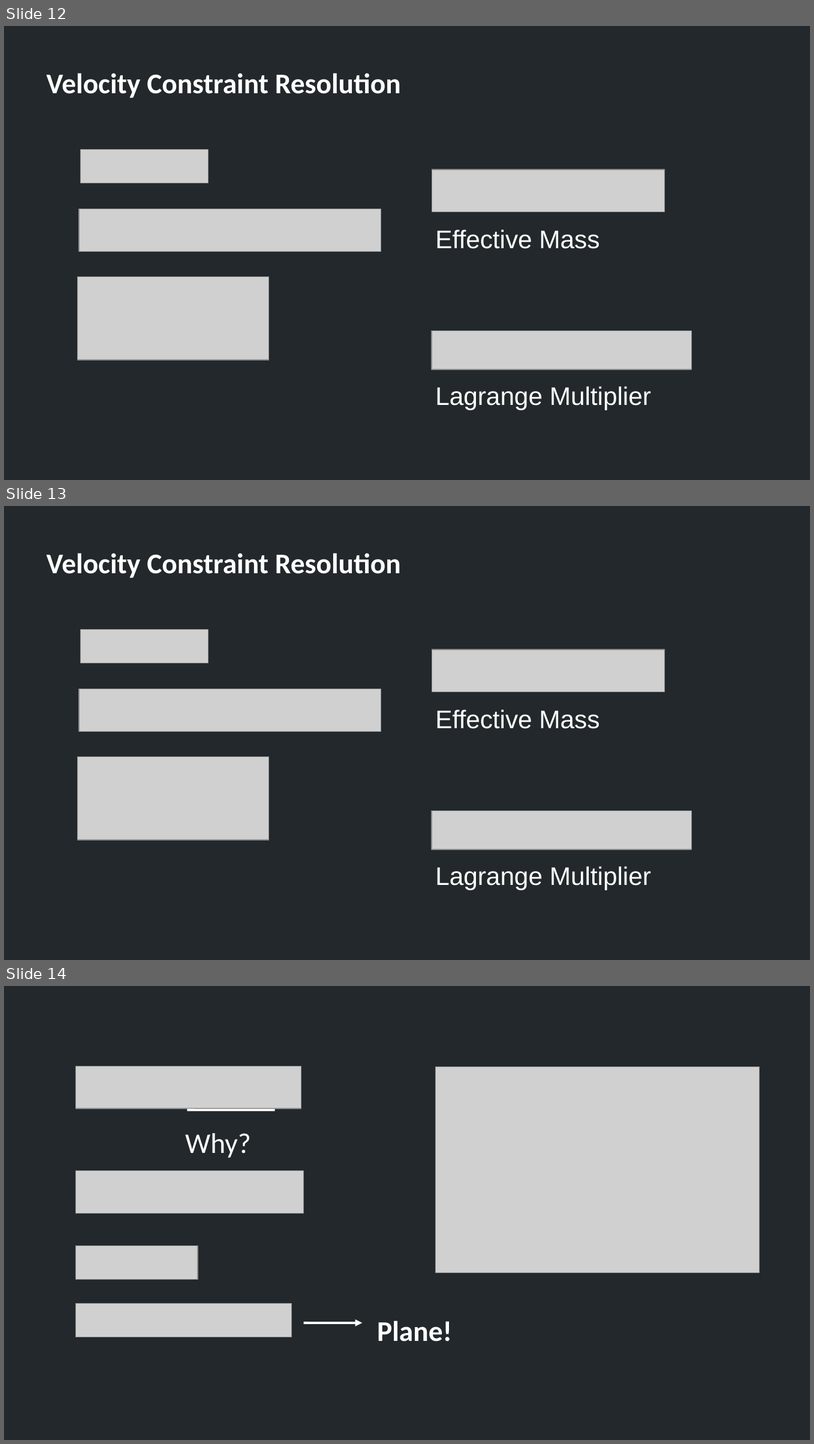
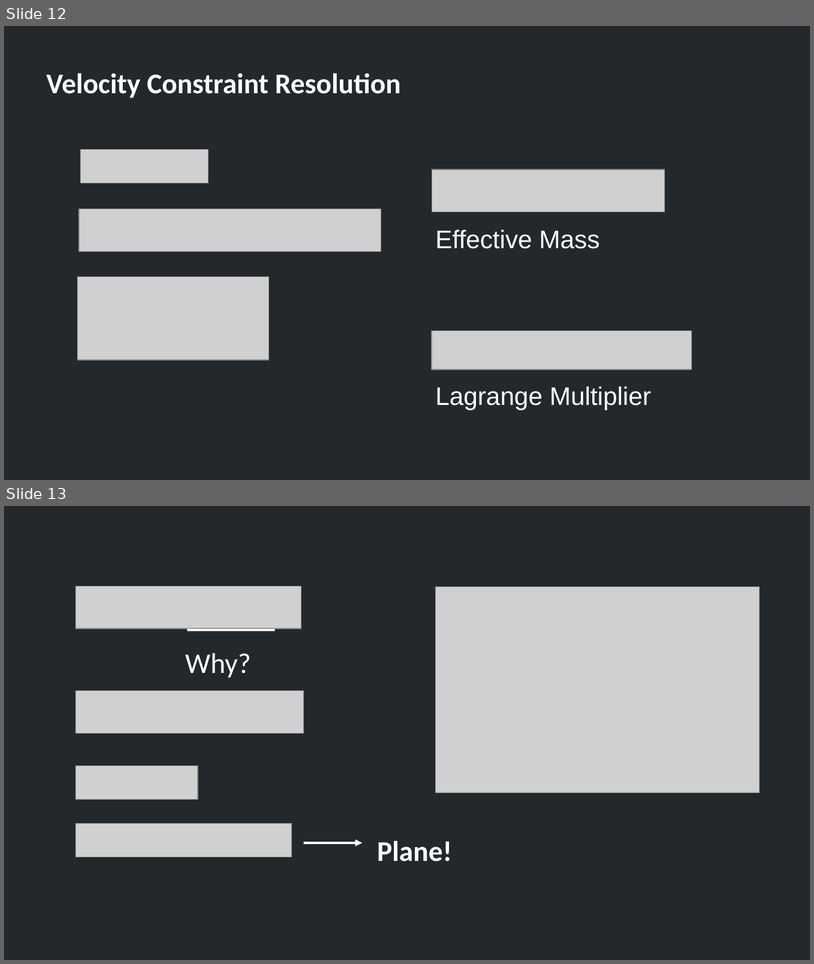
Before and after one commit to TheAllenChou/unity-physics-constraints, a slide deck: slides/01-constraint-basics-english.odp. Shown one above the other, each under a label of ours: slides 12, 13 and 14 before the commit, slides 12 and 13 after it. The pictures are 814x1444 and 814x964 pixels, drawn with LibreOffice and Linux fonts; fonts in the diff are those of the drawing; grey boxes stand for pictures. Boxes give left, top, right and bottom in pixels: in the first picture for what was removed or moved away, otherwise in the second. Text is boxed around its words. In the diff, an @@ line names an element or a change of style, - is before the commit and + after.

Commit message:
Slides.

```diff
--- a/slides/01-constraint-basics-english.odp
+++ b/slides/01-constraint-basics-english.odp
@@ slide 13 removed at box(4, 506, 810, 960), background #22282B @@
@@ text removed at box(47, 553, 401, 578) @@
-Velocity Constraint Resolution
@@ picture removed at box(81, 630, 209, 663) @@
@@ picture removed at box(432, 649, 665, 692) @@
@@ picture removed at box(80, 689, 381, 732) @@
@@ text removed at box(435, 709, 600, 729) @@
-Effective Mass
@@ picture removed at box(78, 756, 269, 840) @@
@@ picture removed at box(432, 810, 692, 849) @@
@@ text removed at box(435, 866, 651, 889) @@
-Lagrange Multiplier
@@ what was slide 14 is now slide 13 @@
```
